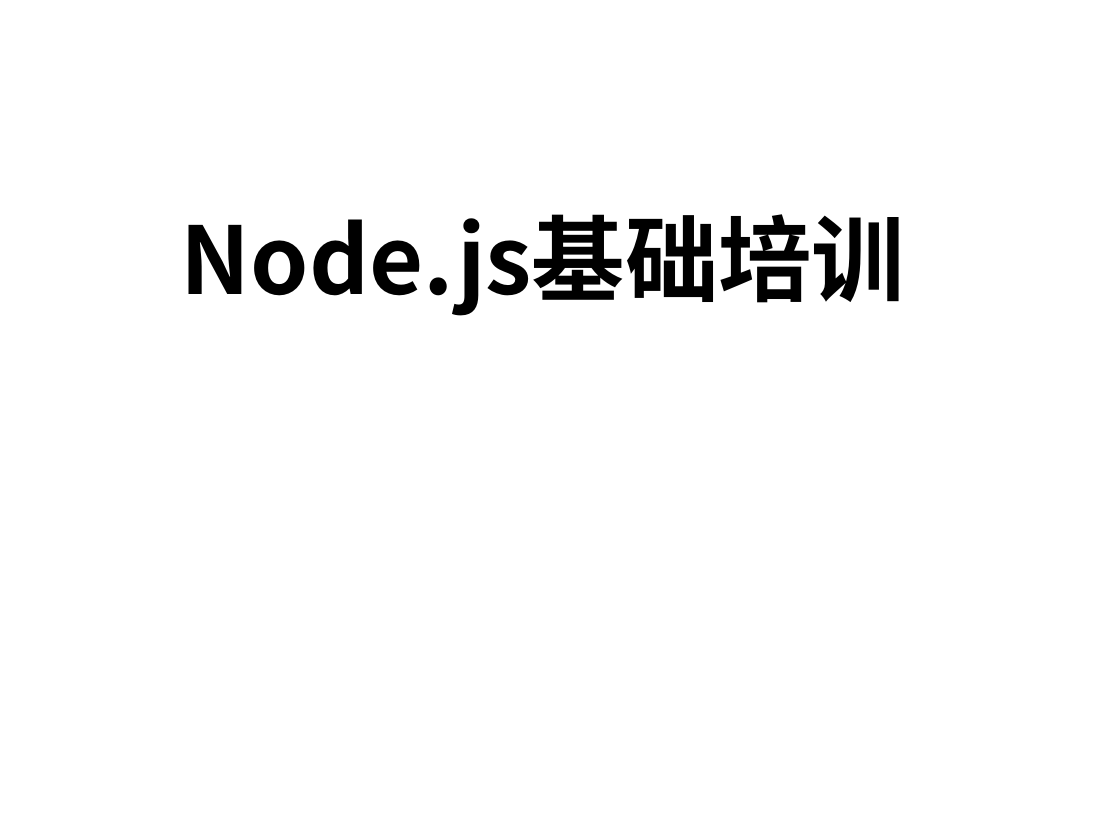
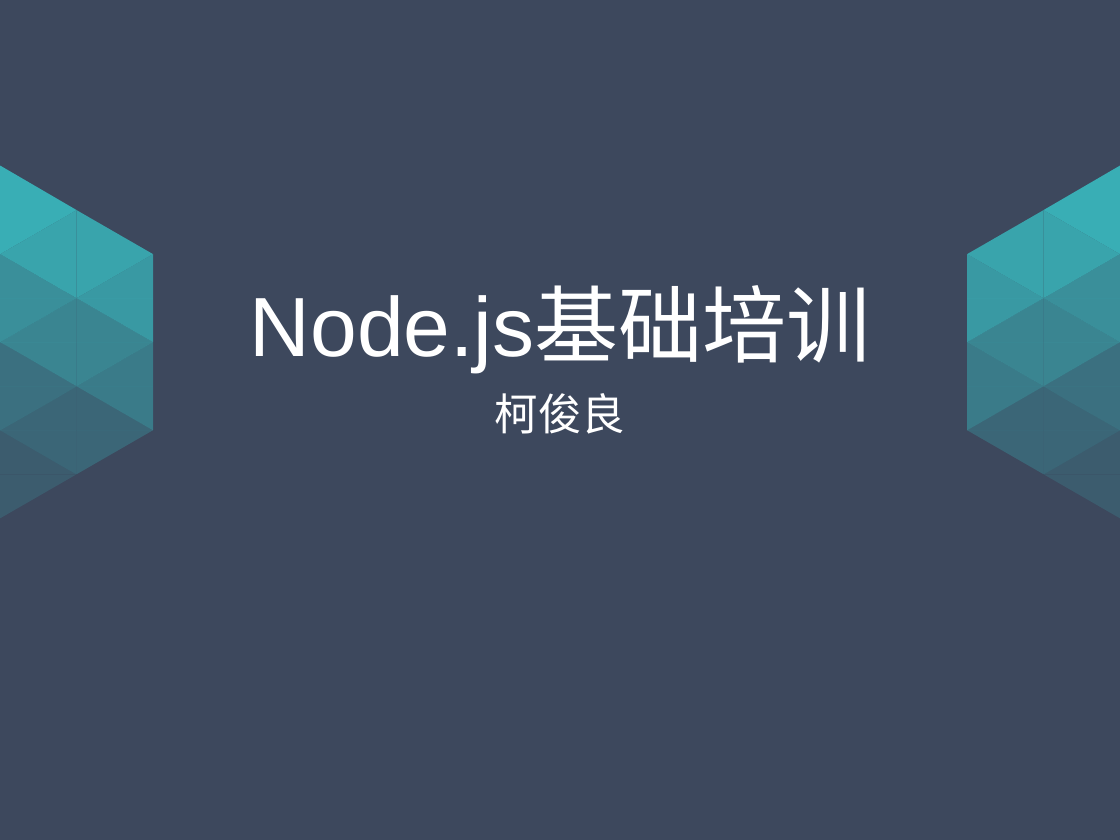
Before and after one commit to kejunliang/node_learn, a slide deck: slide 1 of base/module/3.node基础培训.pptx. Drawn at 1120x840 pixels with LibreOffice and Linux fonts; fonts in the diff are those of the drawing; background and template pictures are left out. Boxes give left, top, right and bottom in pixels: in the first picture for what was removed or moved away, otherwise in the second. Text is boxed around its words. In the diff, an @@ line names an element or a change of style, - is before the commit and + after.

```diff
--- a/base/module/3.node基础培训.pptx
+++ b/base/module/3.node基础培训.pptx
@@ background picture (left out) to #3D485D @@
@@ group added at [0, 166, 152, 517]: 24 freeform shapes @@
@@ group added at [968, 166, 1120, 517]: 24 freeform shapes @@
@@ title "Node.js基础培训": place and size @@
-title "Node.js基础培训" at [181, 214, 906, 316]
+title "Node.js基础培训" at [250, 290, 871, 372]
@@ title "Node.js基础培训" at [250, 290, 871, 372]: size 60 to 54 pt, font Noto Sans CJK SC to Arial, text colour #000000 to #FFFFFF, bold off @@
@@ subtitle added at [495, 393, 626, 434], 28 pt, text #FFFFFF @@
+柯俊良
```
Also in this commit, not shown: 1 other slide changed.
